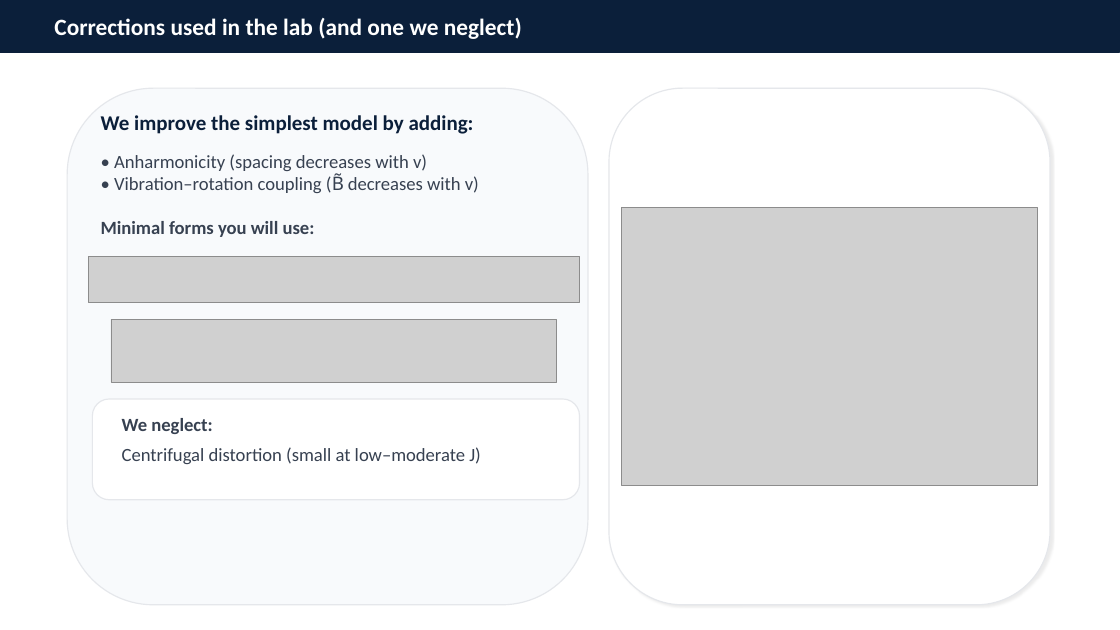
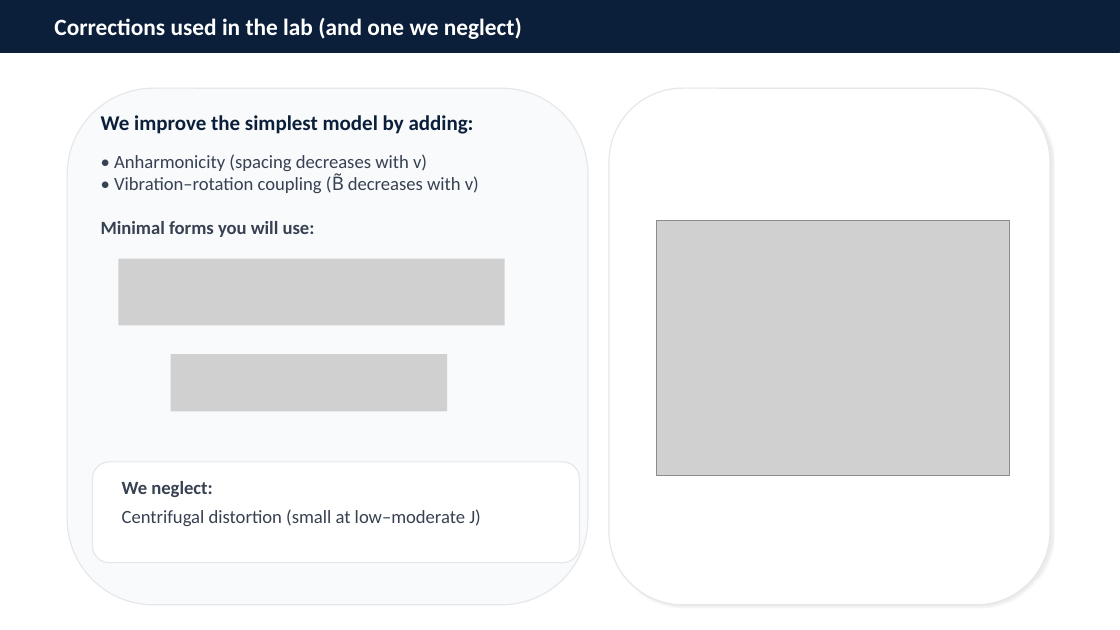
Before and after one commit to bstrb/BKinD, a slide deck: slide 6 of KZ4020/Lab2_IR_HCl_intro.pptx. Drawn at 1120x630 pixels with LibreOffice and Linux fonts; fonts in the diff are those of the drawing; grey boxes stand for pictures. Boxes give left, top, right and bottom in pixels: in the first picture for what was removed or moved away, otherwise in the second. Text is boxed around its words. In the diff, an @@ line names an element or a change of style, - is before the commit and + after.

```diff
--- a/KZ4020/Lab2_IR_HCl_intro.pptx
+++ b/KZ4020/Lab2_IR_HCl_intro.pptx
@@ picture: place and size @@
-picture at [622, 208, 1038, 486]
+picture at [656, 221, 1009, 476]
@@ picture: place and size @@
-picture at [88, 256, 580, 302]
+picture at [118, 259, 505, 325]
@@ picture removed at [111, 319, 557, 382] @@
@@ picture added at [171, 355, 447, 412] @@
@@ 2 texts, 1 rounded rectangle: place and size @@
-2 texts, 1 rounded rectangle at [92, 399, 580, 500]
+2 texts, 1 rounded rectangle at [92, 462, 580, 563]
```
Also in this commit, not shown: 7 other slides changed.
